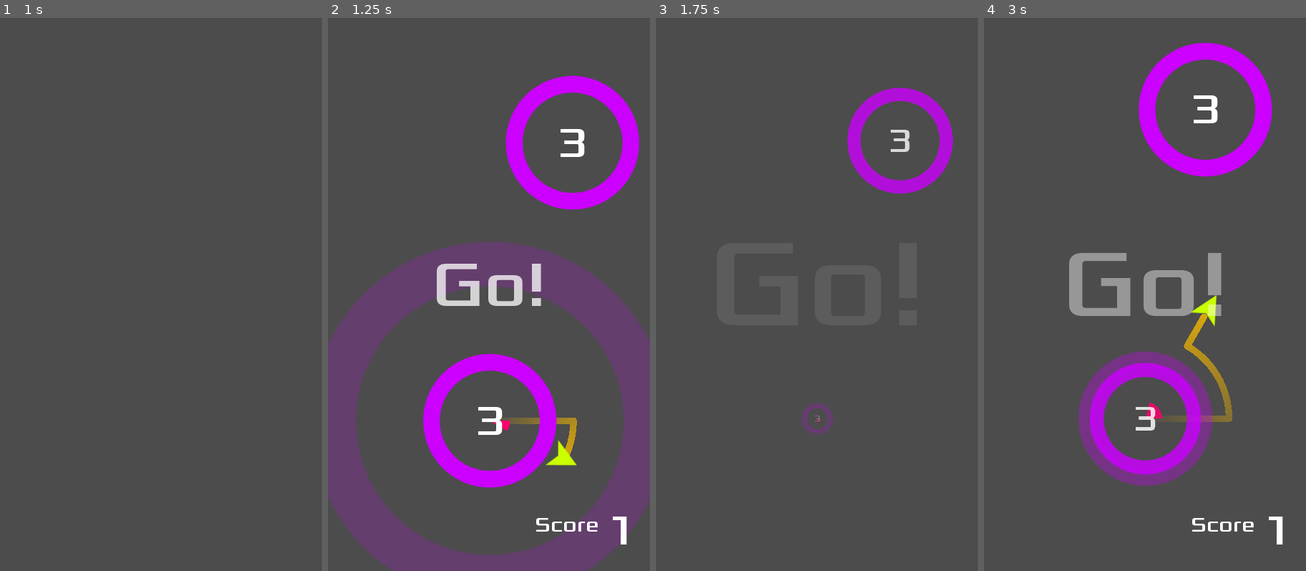
Above: before the commit, frames 1-4 (left to right).
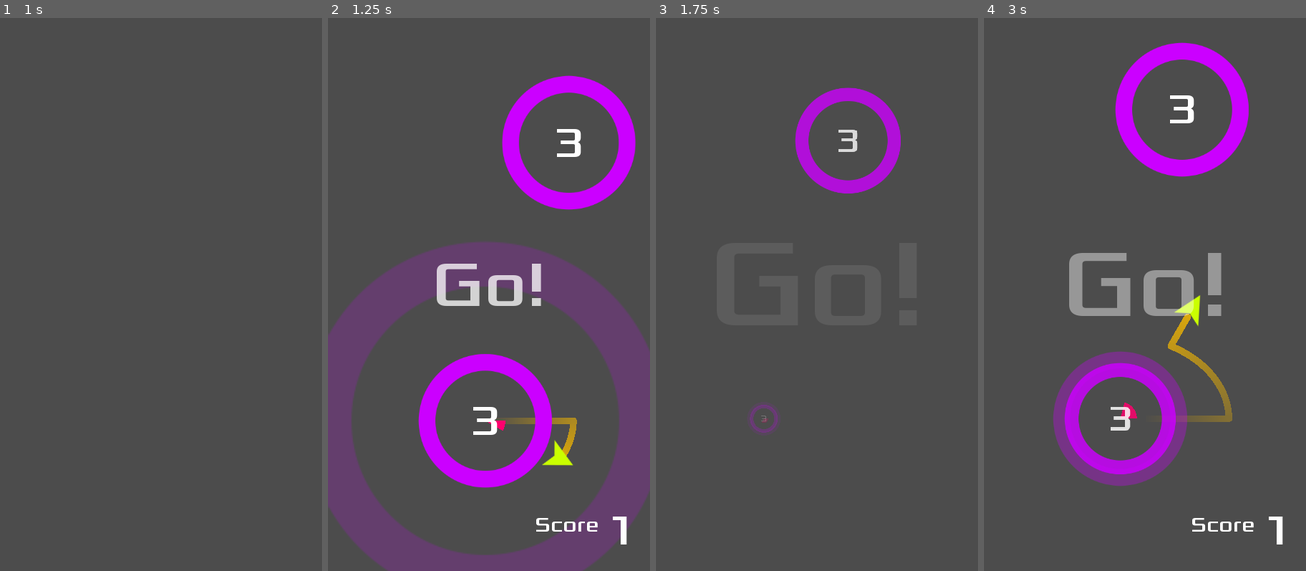
Above: after the commit, the same moments.

Repository: kidscancode/circle_jump
Game: Godot game, scene res://Main.tscn
Two runs of this game, one before a commit and one after it. Both use one fixed random seed, a clock stepped at 60 frames per second and the inputs below.
Inputs (mouse positions are in pixels of both pictures, inside the frame that each line leads up to):
- Up to frame 1 (1 s): click (103, 194) at 0.5 s
- Up to frame 2 (1.25 s): no input
- Up to frame 3 (1.75 s): move the mouse to (887, 255) at 1.27 s; click (887, 255) at 1.42 s
- Up to frame 4 (3 s): click (1190, 194) at 2 s; move the mouse to (1080, 311) at 2.77 s; click (1080, 311) at 2.92 s

Frame 1 is identical in both runs. In frame 2, 4.6% of the frame differs, in the area x 0-100%, y 10-100%; in frame 3, 4.5%; in frame 4, 14%, in the area x 21-90%, y 4-85%.

Commit message:
part 07 moving circles

Diff:
--- a/Main.gd
+++ b/Main.gd
@@ -4,14 +4,16 @@
 var Jumper = preload("res://objects/Jumper.tscn")
 
 var player
-var score = 0
+var score = 0 setget set_score
+var level = 0
 
 func _ready():
 	randomize()
 	$HUD.hide()
 
 func new_game():
-	score = 0
+	self.score = 0
+	level = 1
 	$HUD.update_score(score)
 	$Camera2D.position = $StartPosition.position
 	player = Jumper.instance()
@@ -38,8 +40,14 @@
 	$Camera2D.position = object.position
 	object.capture(player)
 	call_deferred("spawn_circle")
-	score += 1
+	self.score += 1
+
+func set_score(value):
+	score = value
 	$HUD.update_score(score)
+	if score > 0 and score % settings.circles_per_level == 0:
+		level += 1
+		$HUD.show_message("Level %s" % str(level))
 
 func _on_Jumper_died():
 	get_tree().call_group("circles", "implode")
--- a/UI/BaseScreen.gd
+++ b/UI/BaseScreen.gd
@@ -3,11 +3,13 @@
 onready var tween = $Tween
 
 func appear():
+	get_tree().call_group("buttons", "set_disabled", false)
 	tween.interpolate_property(self, "offset:x", 500, 0,
 						0.5, Tween.TRANS_BACK, Tween.EASE_IN_OUT)
 	tween.start()
 
 func disappear():
+	get_tree().call_group("buttons", "set_disabled", true)
 	tween.interpolate_property(self, "offset:x", 0, 500,
 						0.5, Tween.TRANS_BACK, Tween.EASE_IN_OUT)
 	tween.start()
--- a/objects/Circle.gd
+++ b/objects/Circle.gd
@@ -1,12 +1,15 @@
 extends Area2D
 
 onready var orbit_position = $Pivot/OrbitPosition
+onready var move_tween = $MoveTween
 
 enum MODES {STATIC, LIMITED}
 
 var radius = 100
 var rotation_speed = PI
 var mode = MODES.STATIC
+var move_range = 100
+var move_speed = 1.0
 var num_orbits = 3
 var current_orbits = 0
 var orbit_start = null
@@ -24,6 +27,7 @@
 	$Sprite.scale = Vector2(1, 1) * radius / img_size
 	orbit_position.position.x = radius + 25
 	rotation_speed *= pow(-1, randi() % 2)
+	set_tween()
 
 func set_mode(_mode):
 	mode = _mode
@@ -84,3 +88,12 @@
 		var angle_point = angle_from + i * (angle_to - angle_from) / nb_points - PI/2
 		points_arc.push_back(center + Vector2(cos(angle_point), sin(angle_point)) * radius)
 	draw_polygon(points_arc, colors)
+
+func set_tween(object=null, key=null):
+	if move_range == 0:
+		return
+	move_range *= -1
+	move_tween.interpolate_property(self, "position:x",
+				position.x, position.x + move_range,
+				move_speed, Tween.TRANS_QUAD, Tween.EASE_IN_OUT)
+	move_tween.start()
--- a/objects/Circle.tscn
+++ b/objects/Circle.tscn
@@ -127,3 +127,6 @@
 
 [node name="Beep" type="AudioStreamPlayer" parent="."]
 stream = ExtResource( 5 )
+
+[node name="MoveTween" type="Tween" parent="."]
+[connection signal="tween_completed" from="MoveTween" to="." method="set_tween"]
